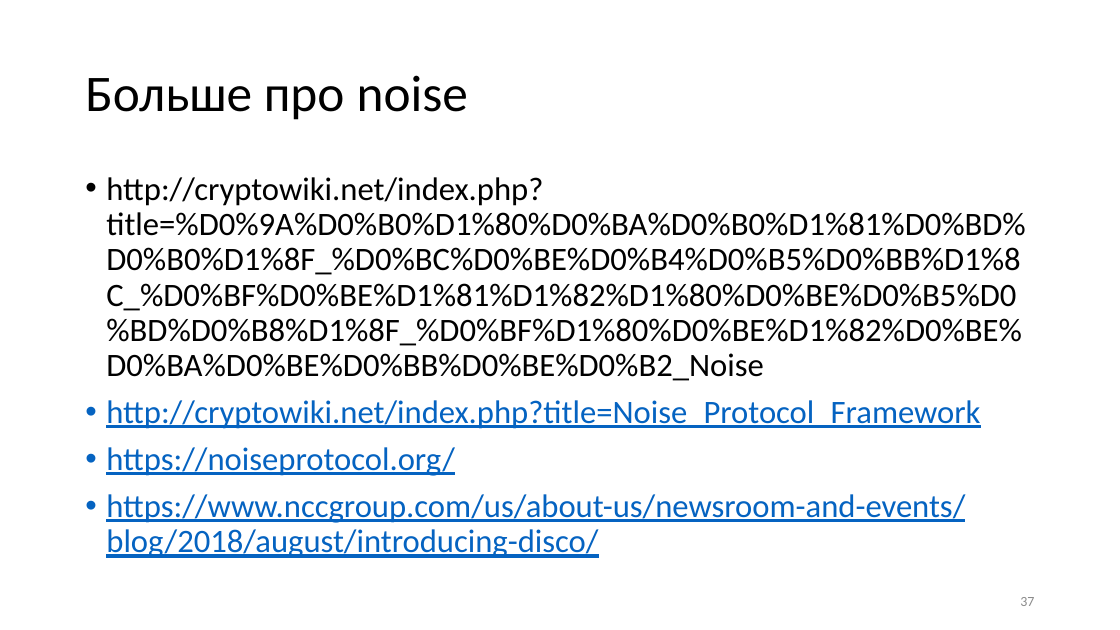
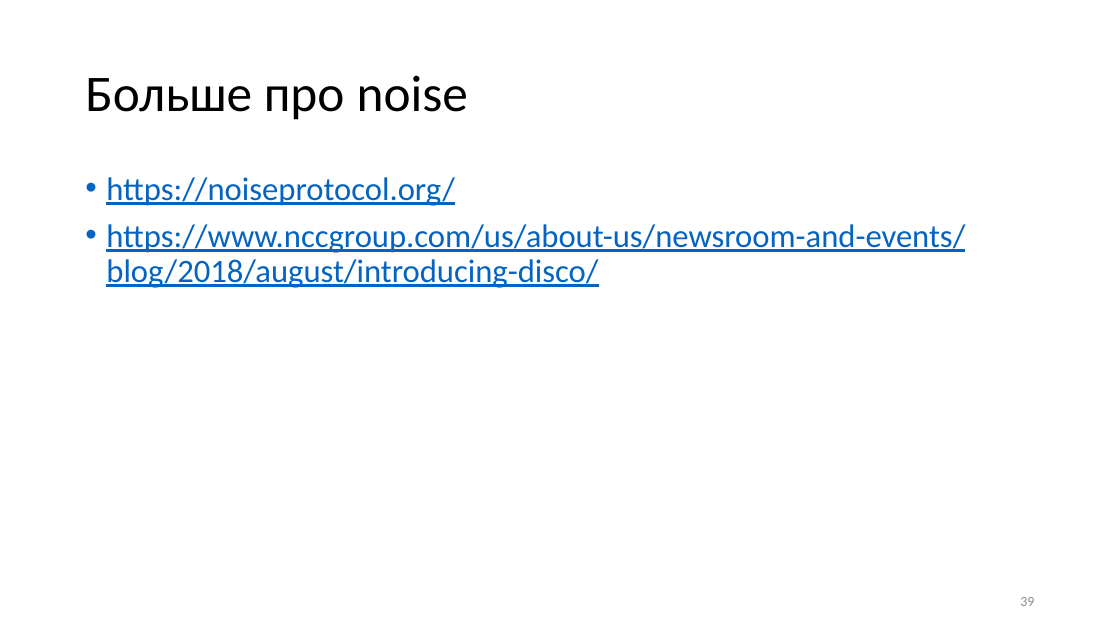
Before and after one commit to CryptoCourse/CryptoLectures, a slide deck: slide 39 of Lectures/Lecture0x2.pptx (slide 37 before the commit). Drawn at 1120x630 pixels with LibreOffice and Linux fonts; fonts in the diff are those of the drawing. Boxes give left, top, right and bottom in pixels: in the first picture for what was removed or moved away, otherwise in the second. Text is boxed around its words. In the diff, an @@ line names an element or a change of style, - is before the commit and + after.

Commit message:
Актуализация лекции про noise

```diff
--- a/Lectures/Lecture0x2.pptx
+++ b/Lectures/Lecture0x2.pptx
@@ text at bbox=[106, 177, 1025, 429]: paragraphs removed @@
-• http://cryptowiki.net/index.php?title=%D0%9A%D0%B0%D1%80%D0%BA%D0%B0%D1%81%D0%BD%D0%B0%D1%8F_%D0%BC%D0%BE%D0%B4%D0%B5%D0%BB%D1%8C_%D0%BF%D0%BE%D1%81%D1%82%D1%80%D0%BE%D0%B5%D0%BD%D0%B8%D1%8F_%D0%BF%D1%80%D0%BE%D1%82%D0%BE%D0%BA%D0%BE%D0%BB%D0%BE%D0%B2_Noise
-• http://cryptowiki.net/index.php?title=Noise_Protocol_Framework
@@ page number at bbox=[1020, 597, 1034, 606]: text changed @@
-37
+39
```
Also in this commit, not shown: 2 other slides changed, 8 slides added, 6 slides removed, 2 other files.
